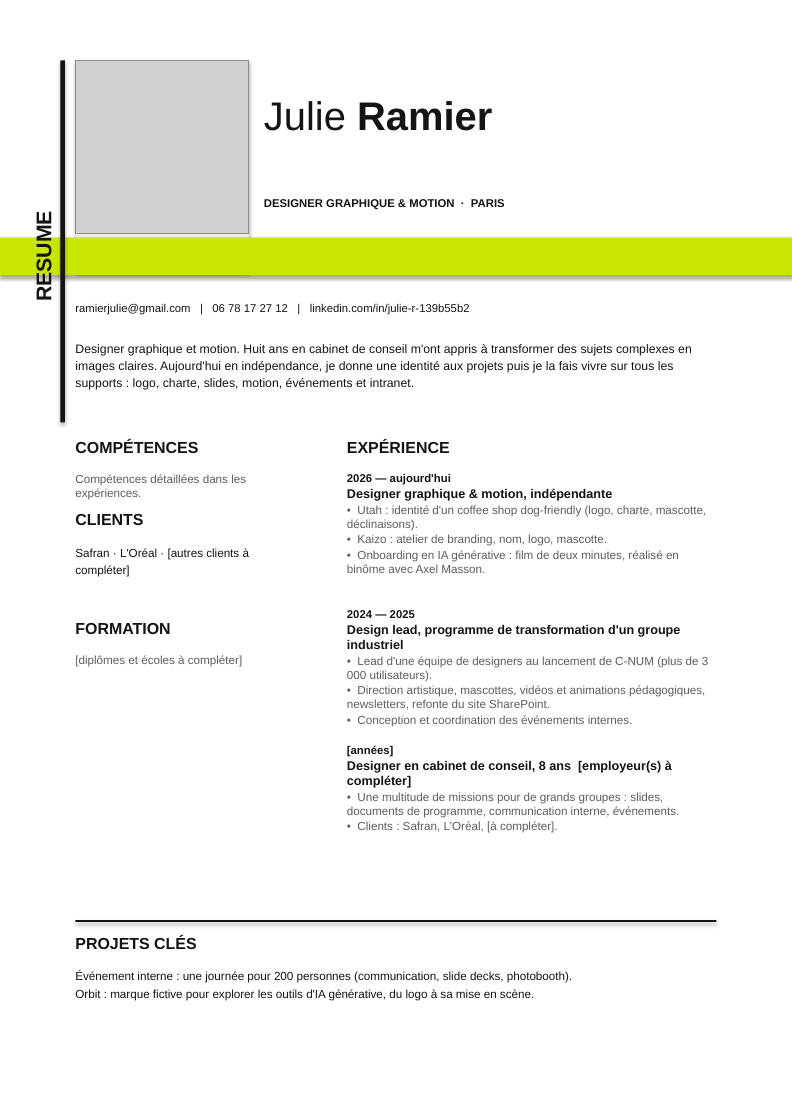
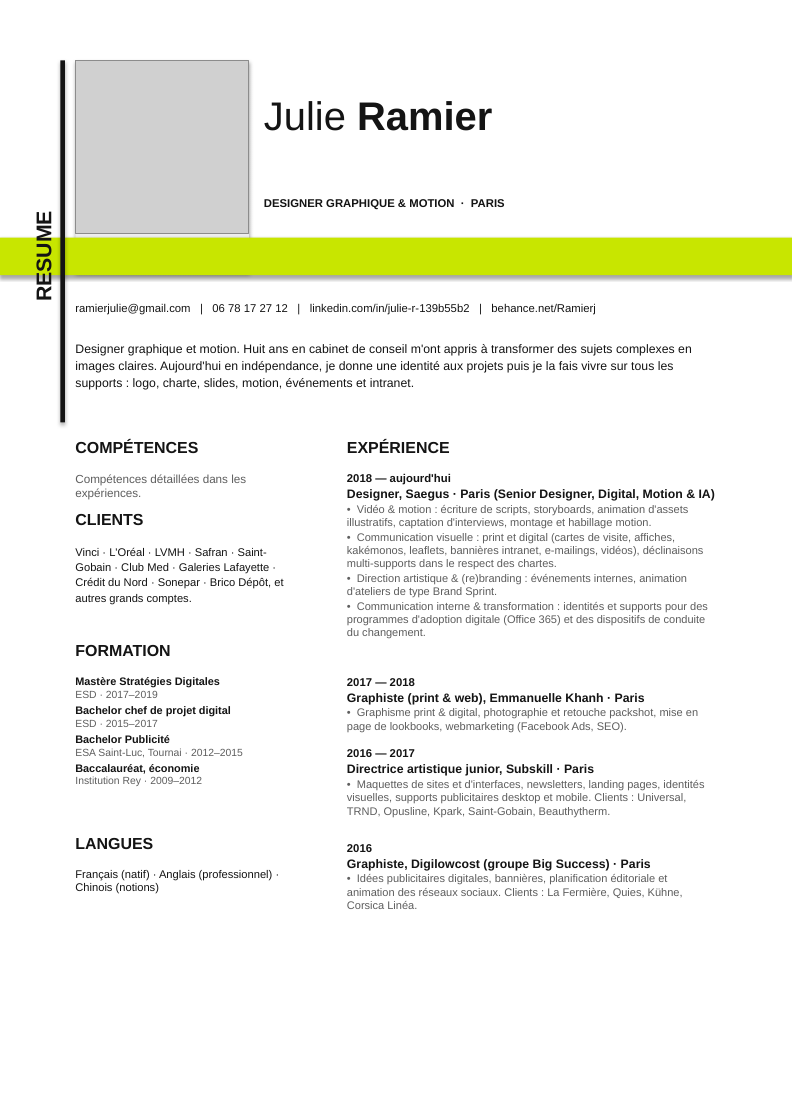
Before and after one commit to lili-r/portfolio, a slide deck: slide 1 of docs/cv-julie-ramier-sans-competences.pptx. Drawn at 792x1120 pixels with LibreOffice and Linux fonts; fonts in the diff are those of the drawing; grey boxes stand for pictures. Boxes give left, top, right and bottom in pixels: in the first picture for what was removed or moved away, otherwise in the second. Text is boxed around its words. In the diff, an @@ line names an element or a change of style, - is before the commit and + after.

```diff
--- a/docs/cv-julie-ramier-sans-competences.pptx
+++ b/docs/cv-julie-ramier-sans-competences.pptx
@@ text at bbox=[75, 304, 595, 315]: text changed @@
-ramierjulie@gmail.com | 06 78 17 27 12 | linkedin.com/in/julie-r-139b55b2
+ramierjulie@gmail.com | 06 78 17 27 12 | linkedin.com/in/julie-r-139b55b2 | behance.net/Ramierj
@@ text at bbox=[347, 473, 715, 638]: text changed; size 8.8 to 8.3 pt @@
-2026 — aujourd'hui
-Designer graphique & motion, indépendante
-• Utah : identité d'un coffee shop dog-friendly (logo, charte, mascotte, déclinaisons).
-• Kaizo : atelier de branding, nom, logo, mascotte.
-• Onboarding en IA générative : film de deux minutes, réalisé en binôme avec Axel Masson.
+2018 — aujourd'hui
+Designer, Saegus · Paris (Senior Designer, Digital, Motion & IA)
+• Vidéo & motion : écriture de scripts, storyboards, animation d'assets illustratifs, captation d'interviews, montage et habillage motion.
+• Communication visuelle : print et digital (cartes de visite, affiches, kakémonos, leaflets, bannières intranet, e-mailings, vidéos), déclinaisons multi-supports dans le respect des chartes.
+• Direction artistique & (re)branding : événements internes, animation d'ateliers de type Brand Sprint.
+• Communication interne & transformation : identités et supports pour des programmes d'adoption digitale (Office 365) et des dispositifs de conduite du changement.
@@ text at bbox=[75, 548, 283, 604]: text changed; size 8.8 to 8.4 pt @@
-Safran · L'Oréal · [autres clients à compléter]
+Vinci · L'Oréal · LVMH · Safran · Saint-Gobain · Club Med · Galeries Lafayette · Crédit du Nord · Sonepar · Brico Dépôt, et autres grands comptes.
@@ text removed at bbox=[347, 610, 709, 726] @@
-2024 — 2025
-Design lead, programme de transformation d'un groupe industriel
-• Lead d'une équipe de designers au lancement de C-NUM (plus de 3 000 utilisateurs).
-• Direction artistique, mascottes, vidéos et animations pédagogiques, newsletters, refonte du site SharePoint.
-• Conception et coordination des événements internes.
@@ text "FORMATION": place and size @@
-text "FORMATION" at bbox=[75, 623, 170, 634]
+text "FORMATION" at bbox=[75, 645, 170, 656]
@@ text at bbox=[75, 677, 243, 786]: text changed; size 8.8 to 8.2 pt; text colour #5E5E5E to #141414; bold on @@
-[diplômes et écoles à compléter]
+Mastère Stratégies Digitales
+ESD · 2017–2019
+Bachelor chef de projet digital
+ESD · 2015–2017
+Bachelor Publicité
+ESA Saint-Luc, Tournai · 2012–2015
+Baccalauréat, économie
+Institution Rey · 2009–2012
@@ text added at bbox=[347, 678, 698, 732], 8.3 pt, text #5E5E5E @@
+2017 — 2018
+Graphiste (print & web), Emmanuelle Khanh · Paris
+• Graphisme print & digital, photographie et retouche packshot, mise en page de lookbooks, webmarketing (Facebook Ads, SEO).
@@ text at bbox=[347, 749, 704, 817]: text changed; size 8.8 to 8.3 pt @@
-[années]
-Designer en cabinet de conseil, 8 ans [employeur(s) à compléter]
-• Une multitude de missions pour de grands groupes : slides, documents de programme, communication interne, événements.
-• Clients : Safran, L'Oréal, [à compléter].
+2016 — 2017
+Directrice artistique junior, Subskill · Paris
+• Maquettes de sites et d'interfaces, newsletters, landing pages, identités visuelles, supports publicitaires desktop et mobile. Clients : Universal, TRND, Opusline, Kpark, Saint-Gobain, Beauthytherm.
@@ text added at bbox=[75, 838, 153, 849], 12 pt, text #141414, bold @@
+LANGUES
@@ text added at bbox=[347, 844, 683, 909], 8.3 pt, text #5E5E5E @@
+2016
+Graphiste, Digilowcost (groupe Big Success) · Paris
+• Idées publicitaires digitales, bannières, planification éditoriale et animation des réseaux sociaux. Clients : La Fermière, Quies, Kühne, Corsica Linéa.
@@ text added at bbox=[75, 870, 273, 894], 8.4 pt, text #141414 @@
+Français (natif) · Anglais (professionnel) · Chinois (notions)
@@ rectangle removed at bbox=[76, 920, 716, 922] @@
@@ text removed at bbox=[75, 936, 197, 949] @@
-PROJETS CLÉS
@@ text removed at bbox=[75, 971, 572, 1001] @@
-Événement interne : une journée pour 200 personnes (communication, slide decks, photobooth).
-Orbit : marque fictive pour explorer les outils d'IA générative, du logo à sa mise en scène.
```
Also in this commit, not shown: 1 other file.
